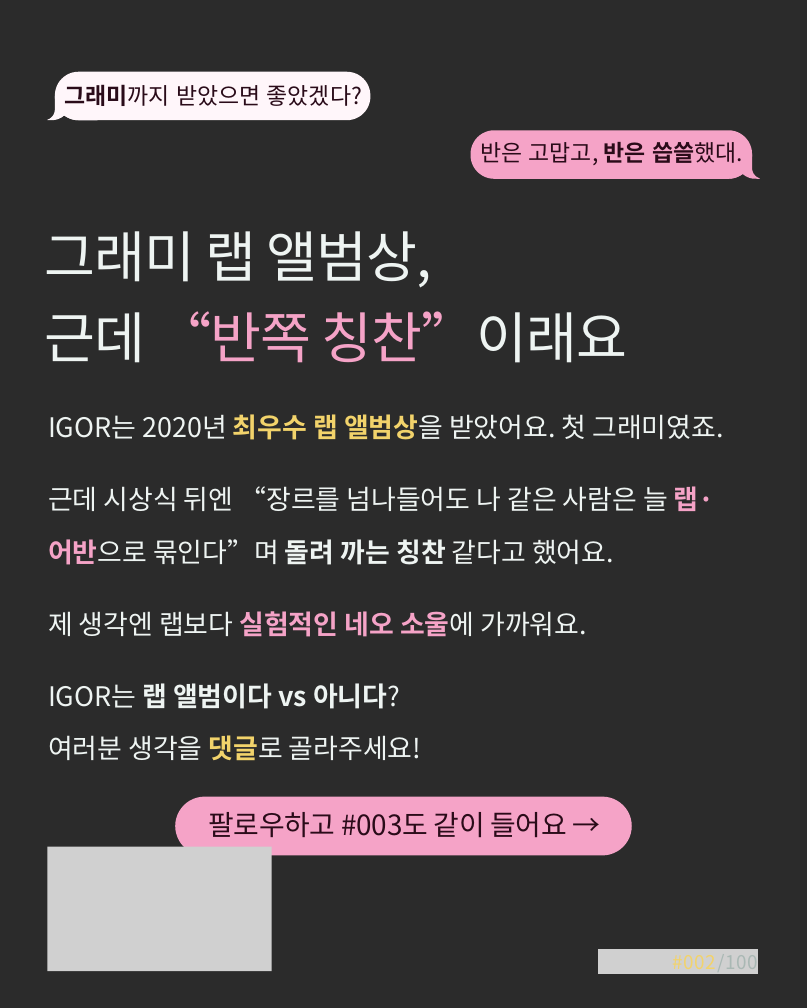
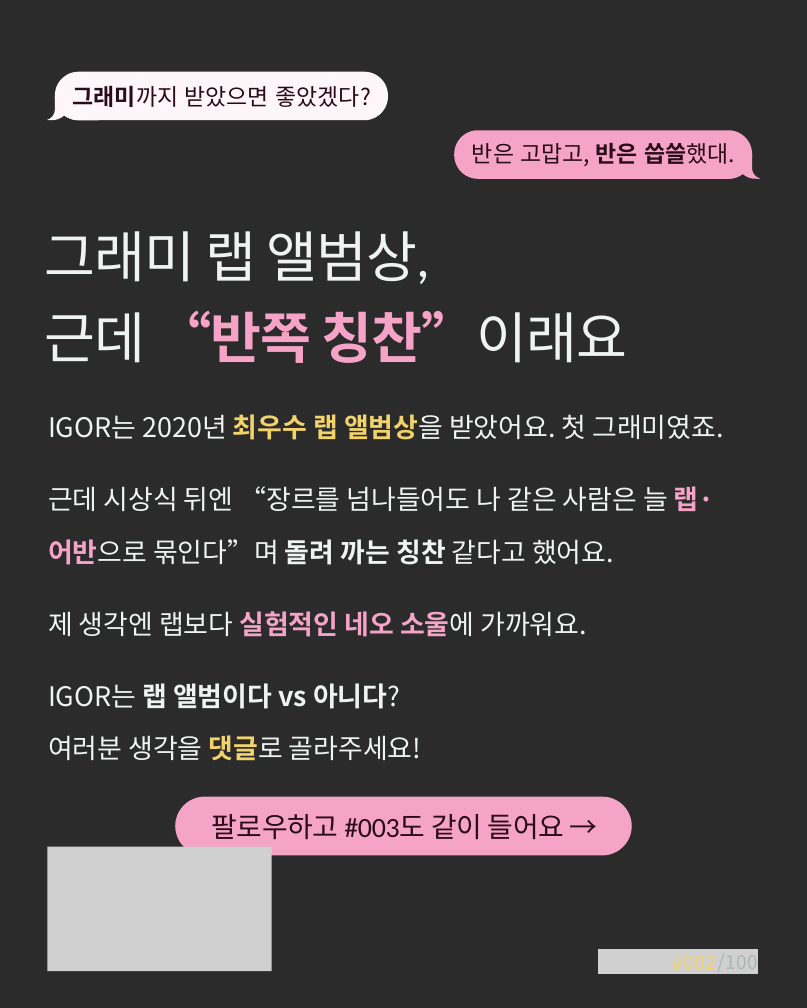
Before and after one commit to yeezyismygoat-pixel/ClaudeRep, a slide deck: slide 8 of IGOR_명반002_초안.pptx. Drawn at 807x1008 pixels with LibreOffice and Linux fonts; fonts in the diff are those of the drawing; grey boxes stand for pictures; background and template pictures are left out; a plain dark background stands for a picture behind light text. Boxes give left, top, right and bottom in pixels: in the first picture for what was removed or moved away, otherwise in the second. Text is boxed around its words. In the diff, an @@ line names an element or a change of style, - is before the commit and + after.

```diff
--- a/IGOR_명반002_초안.pptx
+++ b/IGOR_명반002_초안.pptx
@@ rounded rectangle "그래미까지 받았으면 좋았겠다?": place and size @@
-rounded rectangle "그래미까지 받았으면 좋았겠다?" at bbox=[55, 72, 371, 121]
+rounded rectangle "그래미까지 받았으면 좋았겠다?" at bbox=[55, 72, 388, 121]
@@ rounded rectangle "반은 고맙고, 반은 씁쓸했대.": place and size @@
-rounded rectangle "반은 고맙고, 반은 씁쓸했대." at bbox=[471, 131, 752, 179]
+rounded rectangle "반은 고맙고, 반은 씁쓸했대." at bbox=[454, 131, 752, 179]
@@ freeform shape at bbox=[727, 154, 760, 179]: outline redrawn @@
@@ text "그래미 랩 앨범상," at bbox=[44, 231, 628, 363]: font Noto Sans CJK KR to Calibri in "그래미 랩 앨범상,", "근데 칭찬”이래요"; bold on in "“반쪽 칭찬”이래요" @@
@@ rounded rectangle "팔로우하고 #003도 같이 들어요 →" at bbox=[175, 797, 631, 856]: font Noto Sans CJK KR to Calibri @@
```
Also in this commit, not shown: 8 other slides changed, 1 other file.
